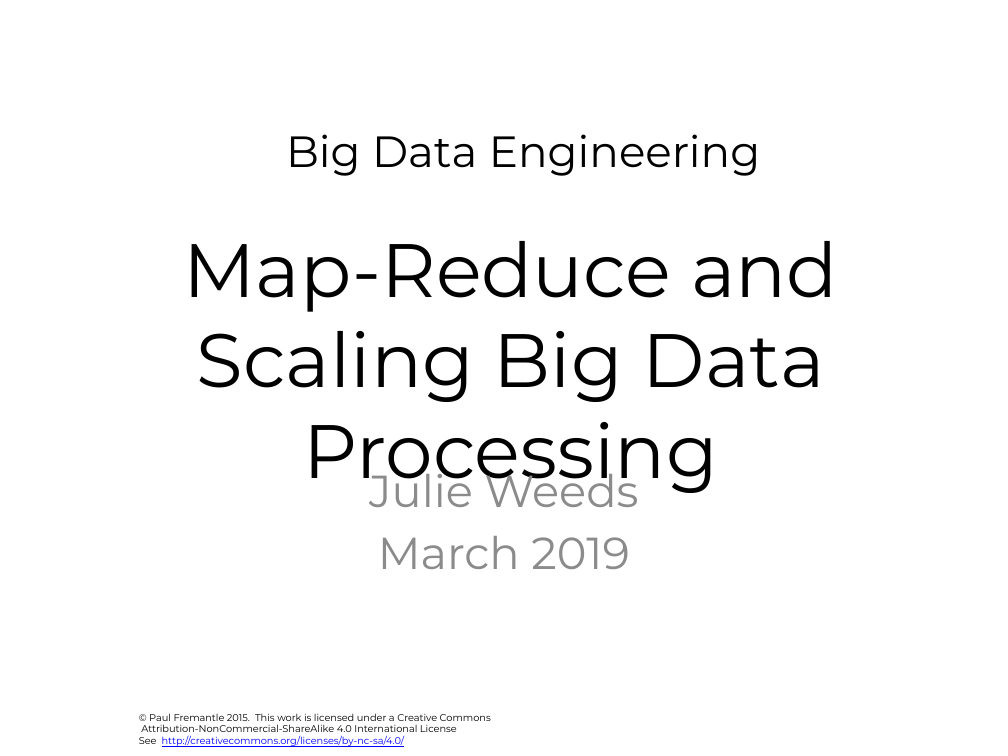
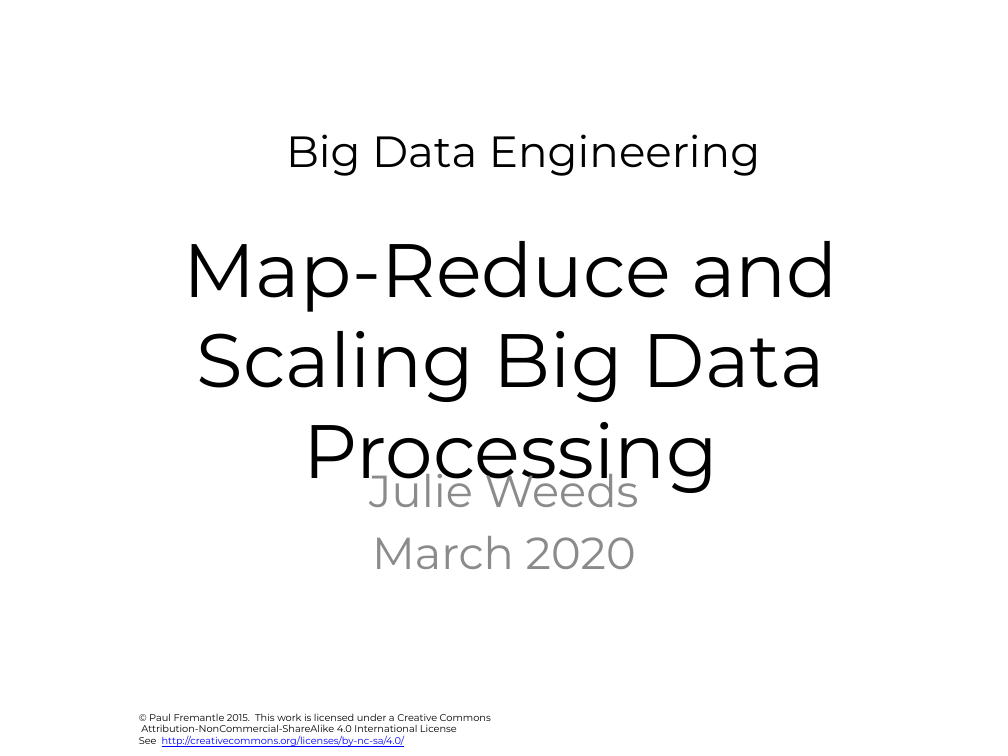
Before and after one commit to julieweeds/BigData, a slide deck: slide 1 of pres-source/02-map-reduce.pptx. Drawn at 1008x756 pixels with LibreOffice and Linux fonts; fonts in the diff are those of the drawing; background and template pictures are left out. Boxes give left, top, right and bottom in pixels: in the first picture for what was removed or moved away, otherwise in the second. Text is boxed around its words. In the diff, an @@ line names an element or a change of style, - is before the commit and + after.

```diff
--- a/pres-source/02-map-reduce.pptx
+++ b/pres-source/02-map-reduce.pptx
@@ subtitle at [372,536,636,569]: text changed @@
-March 2019
+March 2020
```
Also in this commit, not shown: 1 other slide changed, 10 other files.
